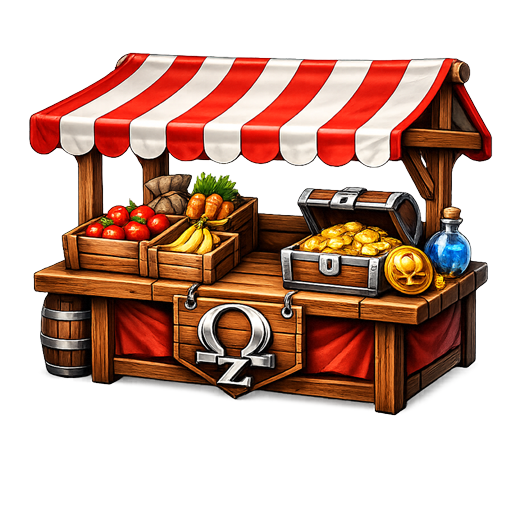
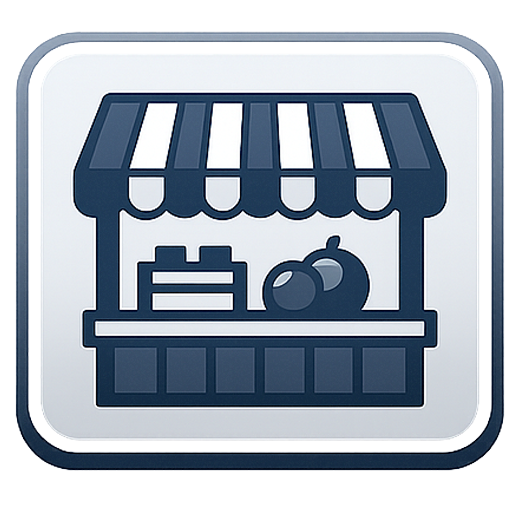
Layered file, before and after one edit (512x512). Changes by layer:
added layer "zone-indicator" above "marketplace-icons" over [15, 31, 505, 471]
hid "marketplace-icons" over [27, 50, 493, 471]